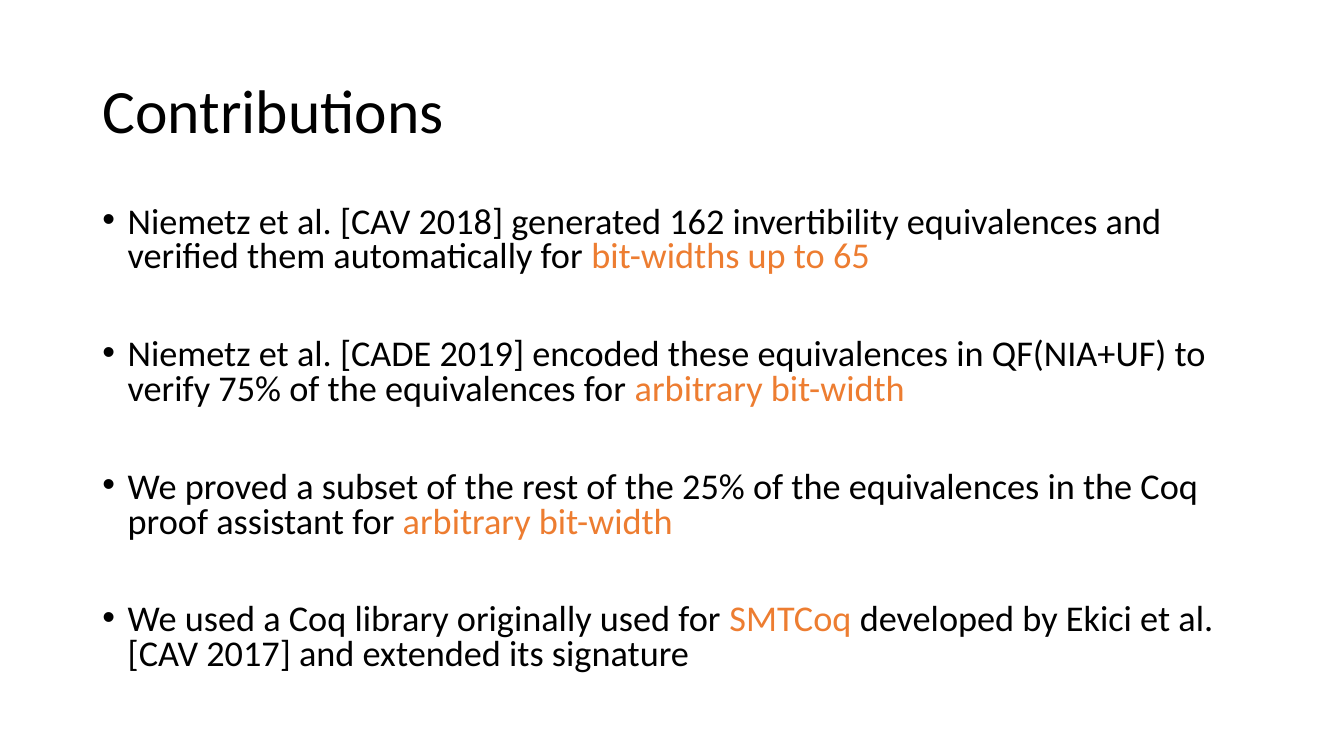
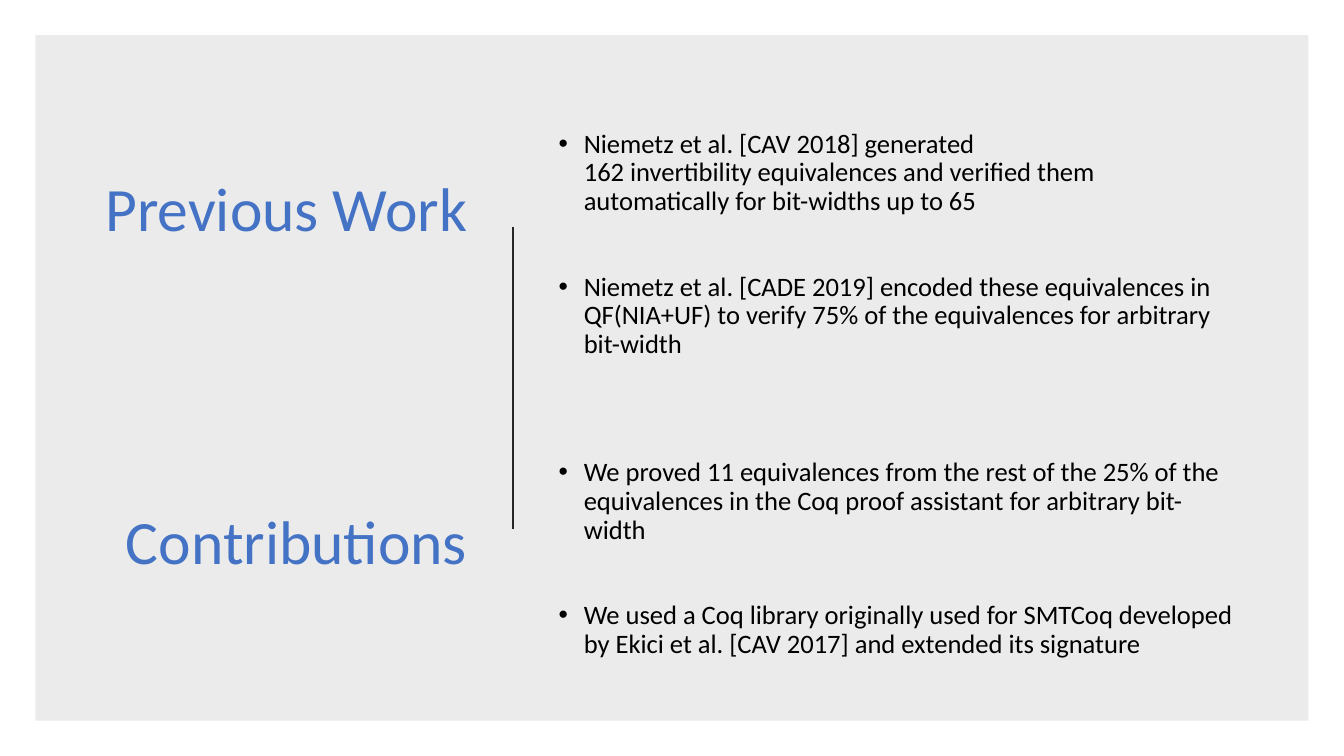
Before and after one commit to arjunvish/fmcad2019, a slide deck: slide 3 of FMCAD Presentation.pptx (slide 4 before the commit). Drawn at 1344x756 pixels with LibreOffice and Linux fonts; fonts in the diff are those of the drawing. Boxes give left, top, right and bottom in pixels: in the first picture for what was removed or moved away, otherwise in the second. Text is boxed around its words. In the diff, an @@ line names an element or a change of style, - is before the commit and + after.

```diff
--- a/FMCAD Presentation.pptx
+++ b/FMCAD Presentation.pptx
@@ rectangle added at box(35, 35, 1309, 721), fill #000000 at 8% opacity @@
@@ text "Niemetz et al. [CAV 2018] ...": place and size @@
-text "Niemetz et al. [CAV 2018] ..." at box(128, 207, 1213, 673)
+text "Niemetz et al. [CAV 2018] ..." at box(584, 133, 1232, 658)
@@ text "Niemetz et al. [CAV 2018] ..." at box(584, 133, 1232, 658): vertical alignment top to middle @@
@@ text at box(584, 133, 1232, 658): size 25.9 to 19 pt in "Niemetz et al. [CAV 2018] generated 162 ...", "Niemetz et al. [CADE 2019] encoded these ...", "We used a Coq library originally used ..."; text colour #ED7D31 to #000000 in "bit-widths up to 65", "arbitrary bit-width", "SMTCoq"; line spacing 0.8 to 0.9 @@
@@ title at box(105, 188, 467, 565): text changed; text colour #000000 to #4472C4 @@
-Contributions
+Previous Work
+Contributions
@@ line added from (513, 227) to (513, 529), #262626 1.5 pt @@
@@ text at box(584, 462, 1219, 539): text changed; size 25.9 to 19 pt @@
-• We proved a subset of the rest of the 25% of the equivalences in the Coq proof assistant for arbitrary bit-width
+• We proved 11 equivalences from the rest of the 25% of the equivalences in the Coq proof assistant for arbitrary bit-width
```
Also in this commit, not shown: 1 other slide changed, 1 slide added, 1 other file.
